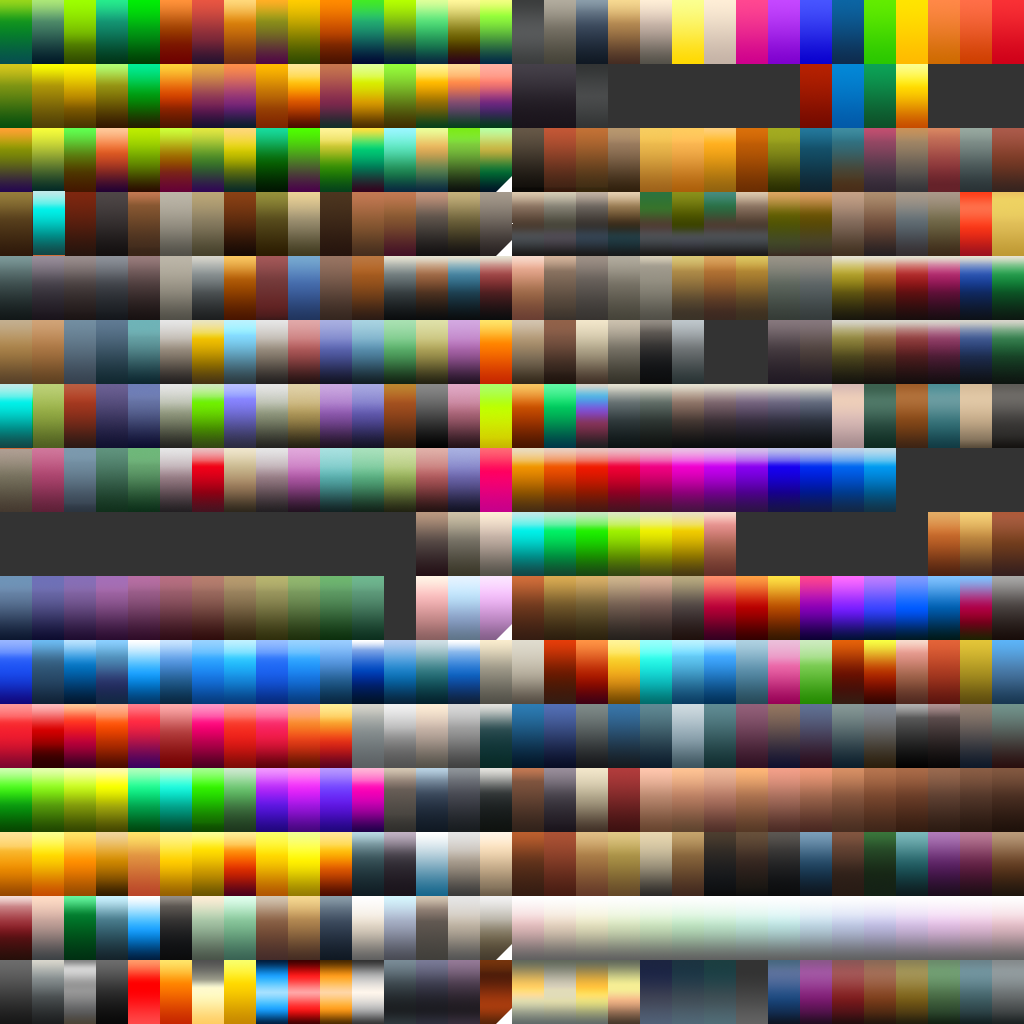
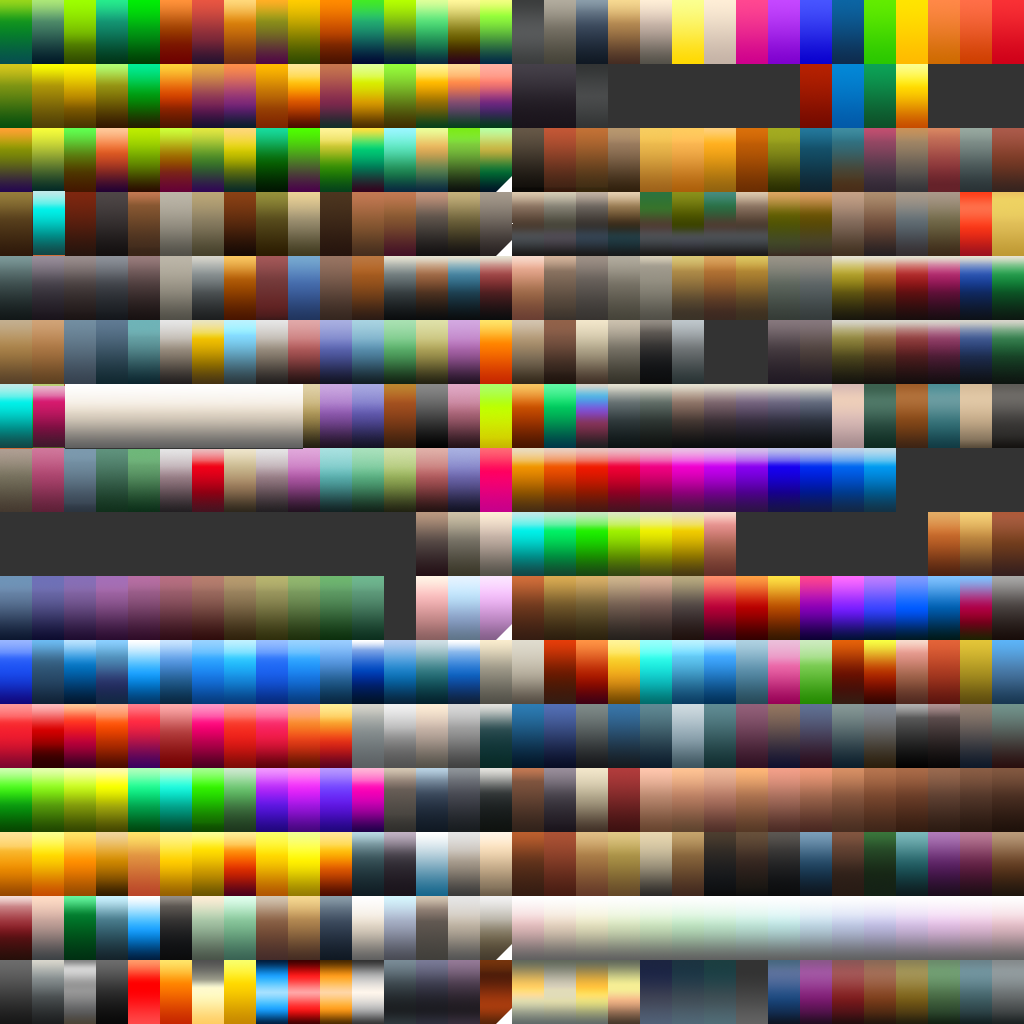
Two versions of the same layered image (1024 × 1024). Layer-by-layer changes:
added layer "Слой 4" above "Слой 3" over [33, 386, 65, 447]
added layer "Слой 5" above "Wood copy 4" over [65, 384, 303, 449]
